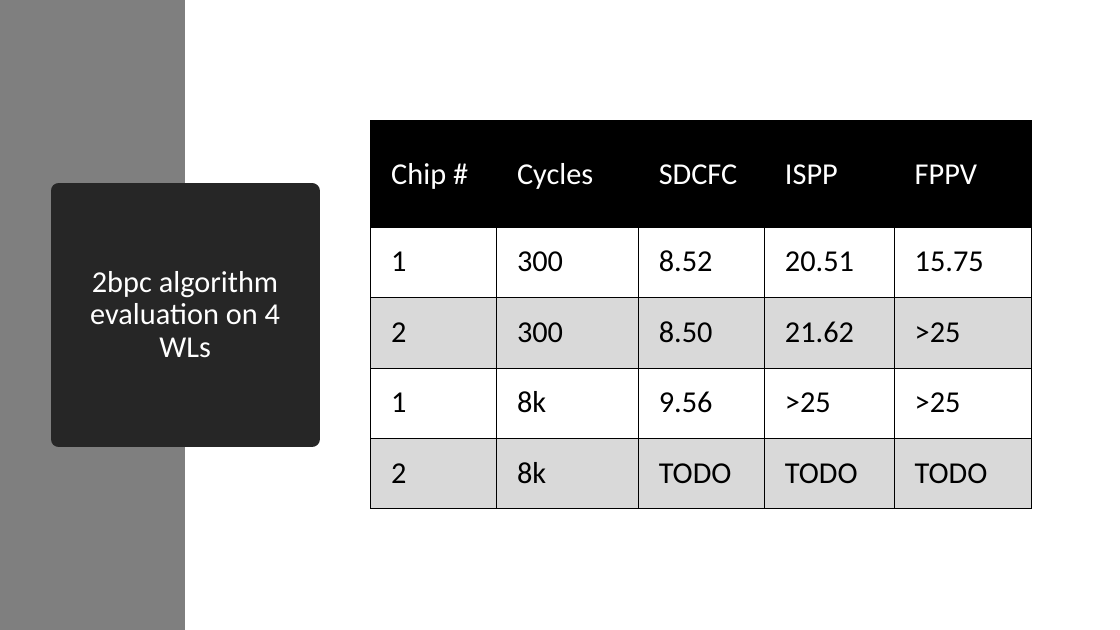
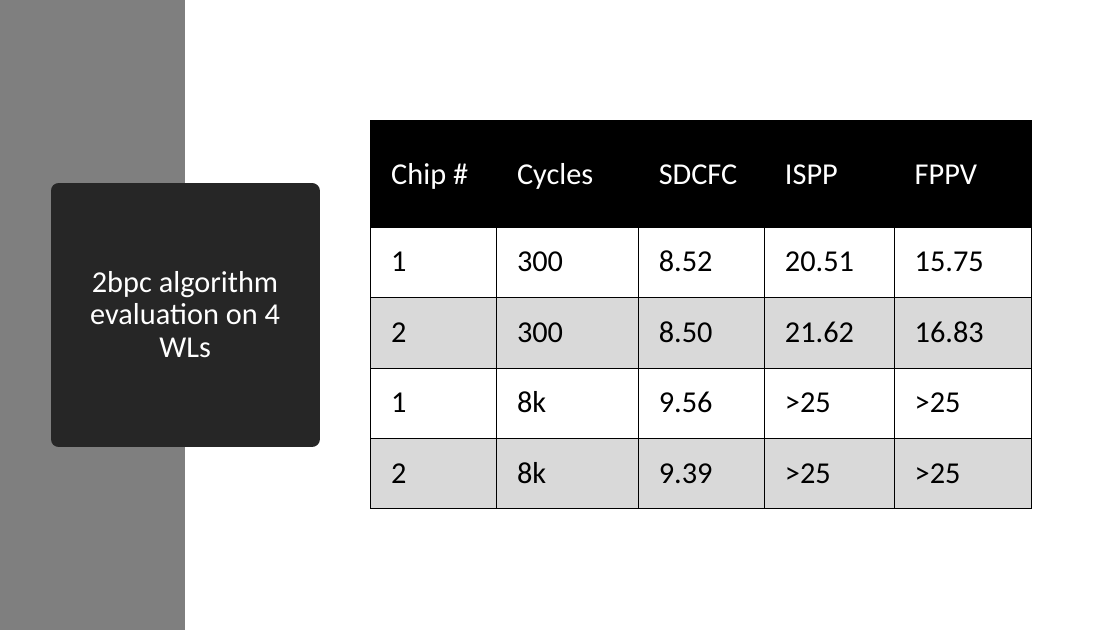
Before and after one commit to akashlevy/RRAM-RADAR-Tuning, a slide deck: slide 27 of presentations/Updates 8-4-20.pptx. Drawn at 1120x630 pixels with LibreOffice and Linux fonts; fonts in the diff are those of the drawing. Boxes give left, top, right and bottom in pixels: in the first picture for what was removed or moved away, otherwise in the second. Text is boxed around its words. In the diff, an @@ line names an element or a change of style, - is before the commit and + after.

```diff
--- a/presentations/Updates 8-4-20.pptx
+++ b/presentations/Updates 8-4-20.pptx
@@ table at <box>371,121,1032,509</box> @@
-row 3, column 5: >25
+row 3, column 5: 16.83
-row 5: 2 | 8k | TODO | TODO | TODO
+row 5: 2 | 8k | 9.39 | >25 | >25
```
Also in this commit, not shown: 2 other slides changed, 4 slides added, 1 slide removed, 18 other files.
